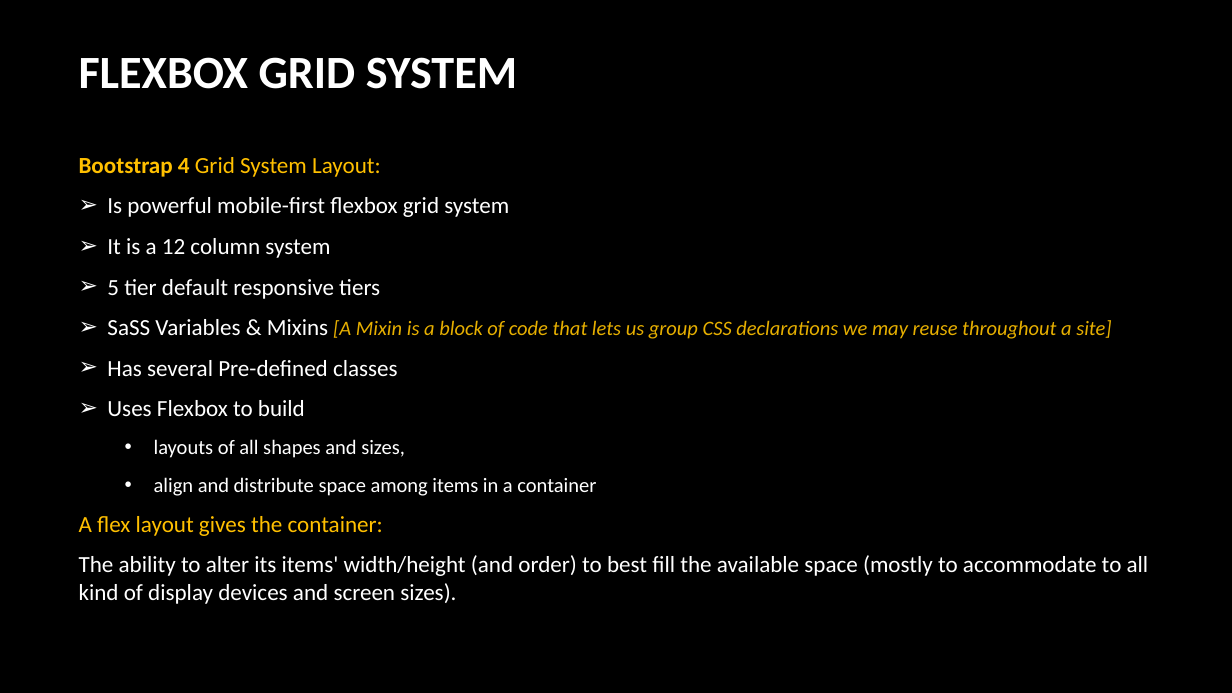
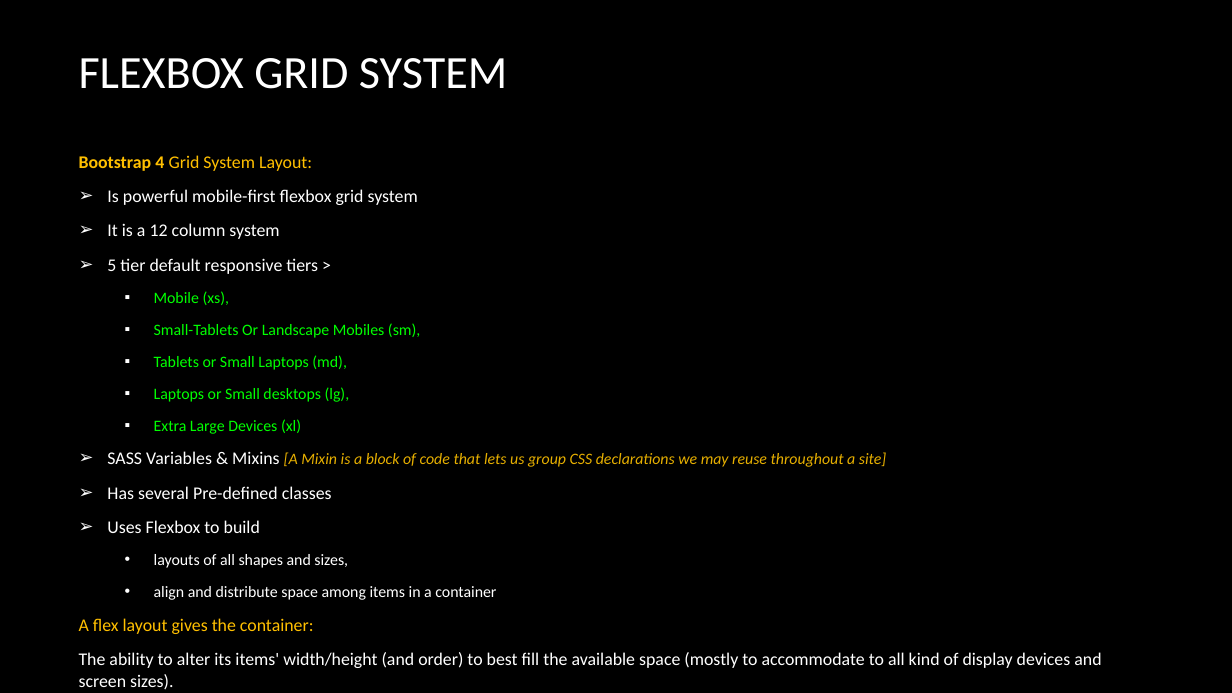
Before and after one commit to deepavn/bootstrap4, a slide deck: slide 3 of material/Bootstrap_Layout.pptx. Drawn at 1232x693 pixels with LibreOffice and Linux fonts; fonts in the diff are those of the drawing; background and template pictures are left out. Boxes give left, top, right and bottom in pixels: in the first picture for what was removed or moved away, otherwise in the second. Text is boxed around its words. In the diff, an @@ line names an element or a change of style, - is before the commit and + after.

```diff
--- a/material/Bootstrap_Layout.pptx
+++ b/material/Bootstrap_Layout.pptx
@@ title "FLEXBOX GRID SYSTEM" at (x1=79, y1=58, x2=507, y2=89): bold off @@
@@ text at (x1=79, y1=155, x2=1101, y2=690): size 18 to 13.9 pt in "Bootstrap 4 Grid System Layout:", "Is powerful mobile-first flexbox grid system", "It is a 12 column system", "Has several Pre-defined classes" and 3 more places; size 16 to 12.4 pt in "layouts of all shapes and sizes,", "align and distribute space among items in ..." @@
@@ text at (x1=107, y1=258, x2=886, y2=467): text changed; size 16 to 12.4 pt; text colour #E6AF00 to #00FF00; italic off @@
-➢ 5 tier default responsive tiers
-➢ SaSS Variables & Mixins [A Mixin is a block of code that lets us group CSS declarations we may reuse throughout a site]
+➢ 5 tier default responsive tiers >
+  ▪ Mobile (xs),
+  ▪ Small-Tablets Or Landscape Mobiles (sm),
+  ▪ Tablets or Small Laptops (md),
+  ▪ Laptops or Small desktops (lg),
+  ▪ Extra Large Devices (xl)
+➢ SASS Variables & Mixins [A Mixin is a block of code that lets us group CSS declarations we may reuse throughout a site]
```
Also in this commit, not shown: 5 other slides changed, 28 slides added, 2 slides removed, 2 other files.
